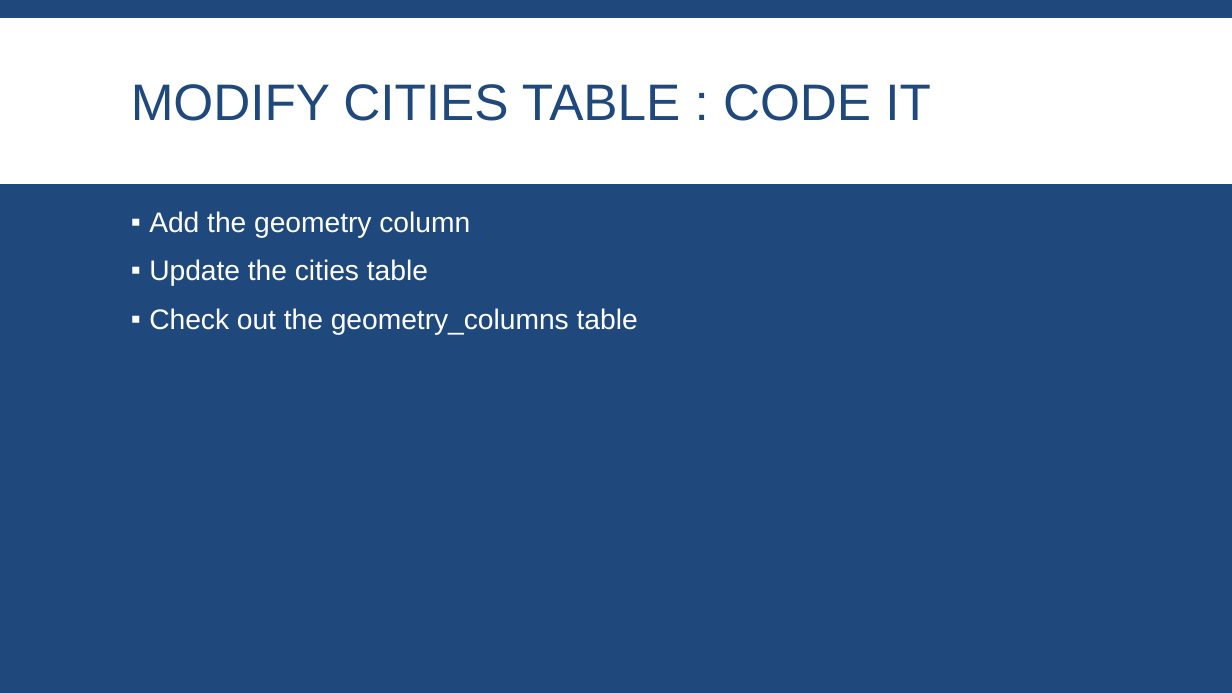
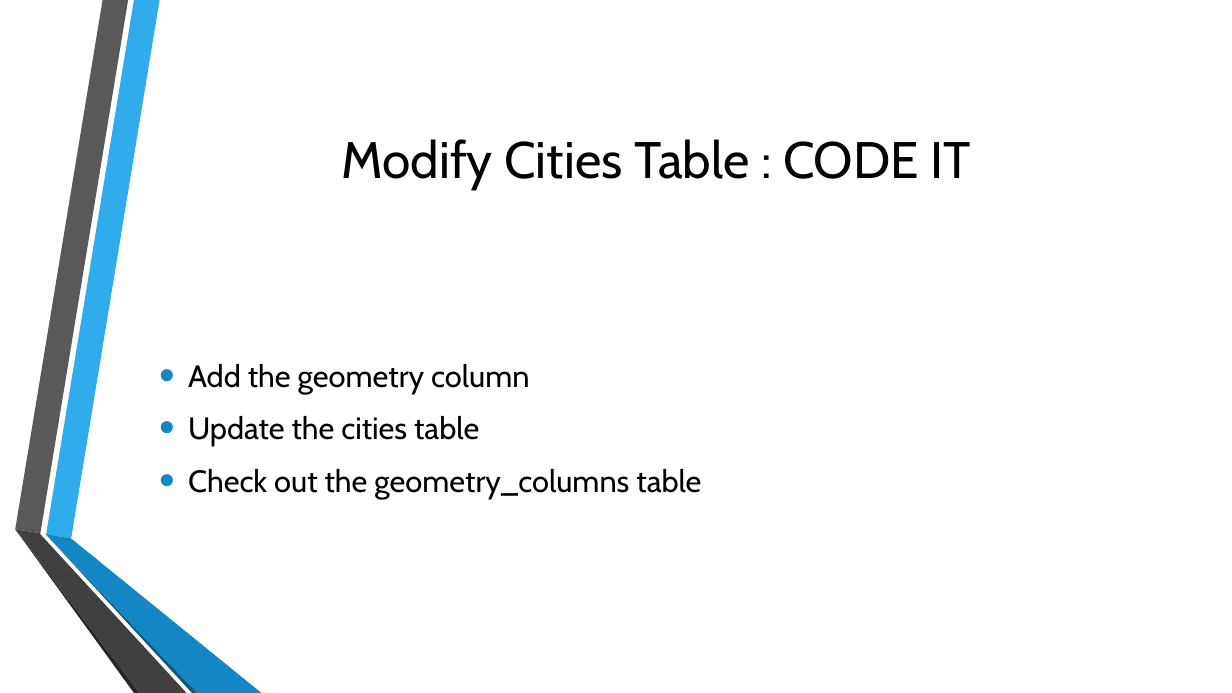
Before and after one commit to MGIS-UMN/GIS5577_week5, a slide deck: slide 14 of Spatial_Databases.odp. Drawn at 1232x693 pixels with LibreOffice and Linux fonts; fonts in the diff are those of the drawing; background and template pictures are left out. Boxes give left, top, right and bottom in pixels: in the first picture for what was removed or moved away, otherwise in the second. Text is boxed around its words. In the diff, an @@ line names an element or a change of style, - is before the commit and + after.

```diff
--- a/Spatial_Databases.odp
+++ b/Spatial_Databases.odp
@@ background #1F497D to picture (left out) @@
@@ freeform shape removed at (0, 18, 1232, 184) @@
@@ title at (341, 139, 970, 189): text changed; font Arial to Cabin; text colour #1F497D to #000000 @@
-MODIFY CITIES TABLE : CODE IT
+Modify Cities Table : CODE IT
@@ text "Add the geometry column": place and size @@
-text "Add the geometry column" at (149, 211, 638, 335)
+text "Add the geometry column" at (188, 364, 701, 498)
@@ text "Add the geometry column" at (188, 364, 701, 498): size 22 to 24 pt, font Arial to Cabin, text colour #FFFFFF to #000000; bullet ▪ to •; line spacing 0.9 to 1; less space between paragraphs; bullet colour #FFFFFF to #1287C3; vertical alignment top to middle @@
@@ group added at (15, 0, 262, 693): 6 freeform shapes @@
```
Also in this commit, not shown: 38 other slides changed, 2 slides added, 1 slide removed.
